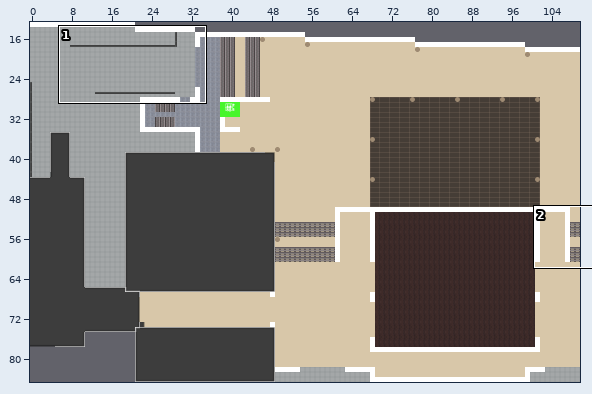
One commit to this Tiled map (JSON): maps/empty.json. The picture above shows the old version from afar; the outline marks the close-up.
Close-up. Old version:
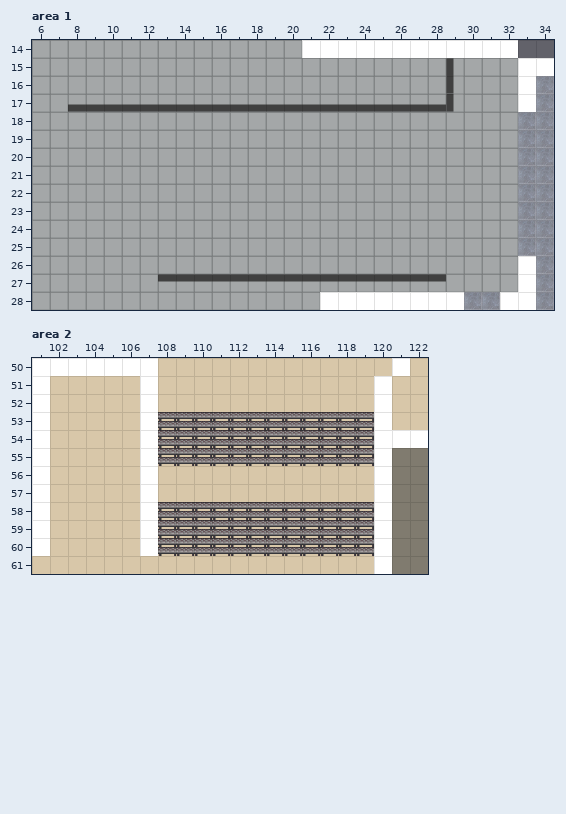
Cells are 32x32 px. Shown: area 1 x 6..34, y 14..28; area 2 x 101..122, y 50..61. The commit also changed other parts of the map, which this record leaves out. Tiles whose own drawing changed are shown in their newer look in all pictures.
New version:
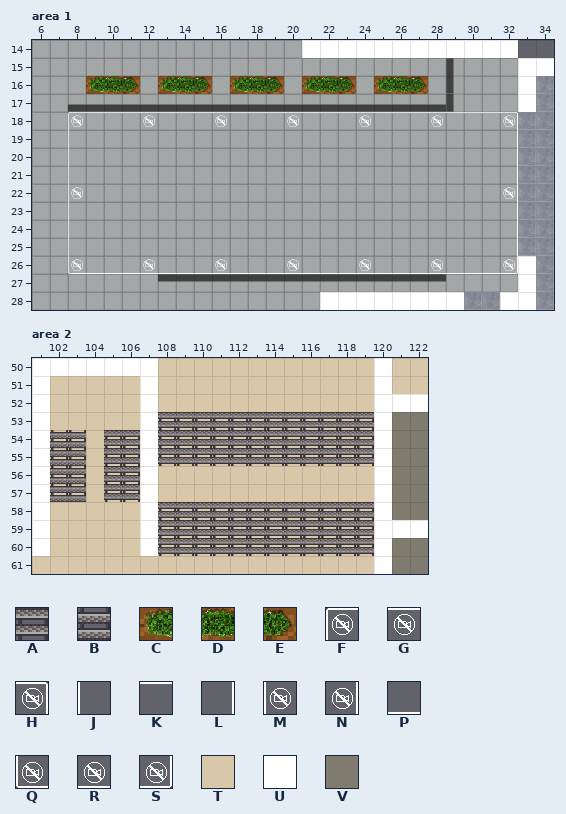
Key: from "decals": A 0, B 0 flipped up-down, C 721, D 722, E 723; from "text": F 45, G 46, H 47, J 48, K 49, L 50, M 60, N 62, P 64, Q 75, R 76, S 77; from "wall-floor": T 6, U 40, V 42.
_ is an empty cell, # one hidden under a higher layer, . an unchanged one.
What changed:
--- layer "map_text", area 1
@@ x 8..32 @@
-18 _________________________
-19 _......................._
-20 _......................._
-21 _......................._
-22 _......................._
-23 _......................._
-24 _......................._
-25 _......................._
-26 _________________________
+18 FKKKGKKKGKKKGKKKGKKKGKKKH
+19 J.......................L
+20 J.......................L
+21 J.......................L
+22 M.......................N
+23 J.......................L
+24 J.......................L
+25 J.......................L
+26 QPPPRPPPRPPPRPPPRPPPRPPPS
--- layer "map_decals_0", area 1
@@ x 9..27 @@
-16 ___.___.___.___.___
+16 CDE.CDE.CDE.CDE.CDE
--- layer "map_floor", area 2
@@ x 121..122 @@
-53 TT
-54 ##
+53 VV
+54 VV
--- layer "map_stairs", area 2
@@ x 102..106 @@
-54 __.__
-55 __.__
-56 __.__
-57 __.__
+54 BB.AA
+55 BB.AA
+56 BB.AA
+57 BB.AA
--- layer "map_walls", area 2
@@ x 120..121 @@
-50 _U
+50 U_
@@ x 121..122 @@
-52 __
+52 UU
@@ x 121..122 @@
-54 UU
+54 __
@@ x 121..122 @@
-59 __
+59 UU
